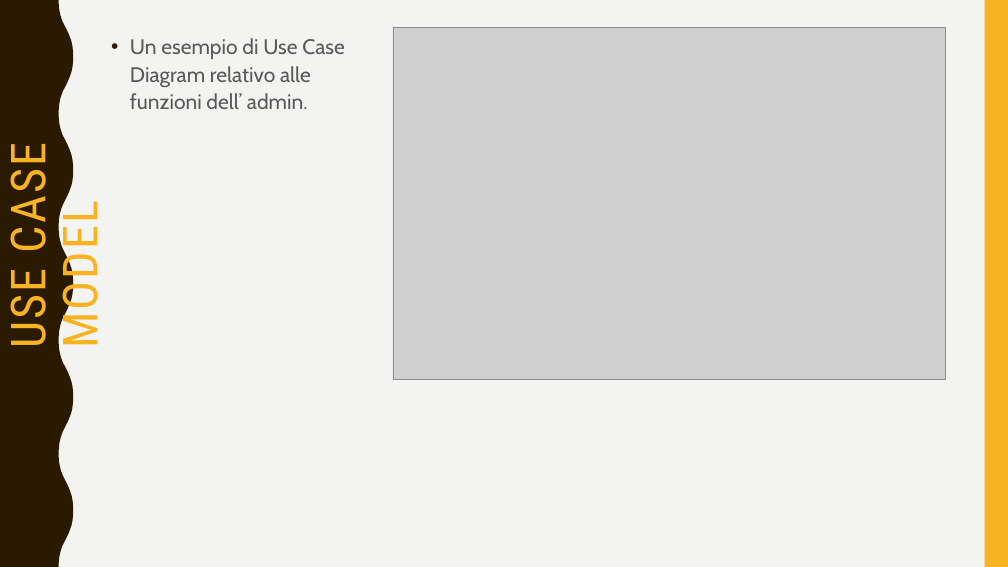
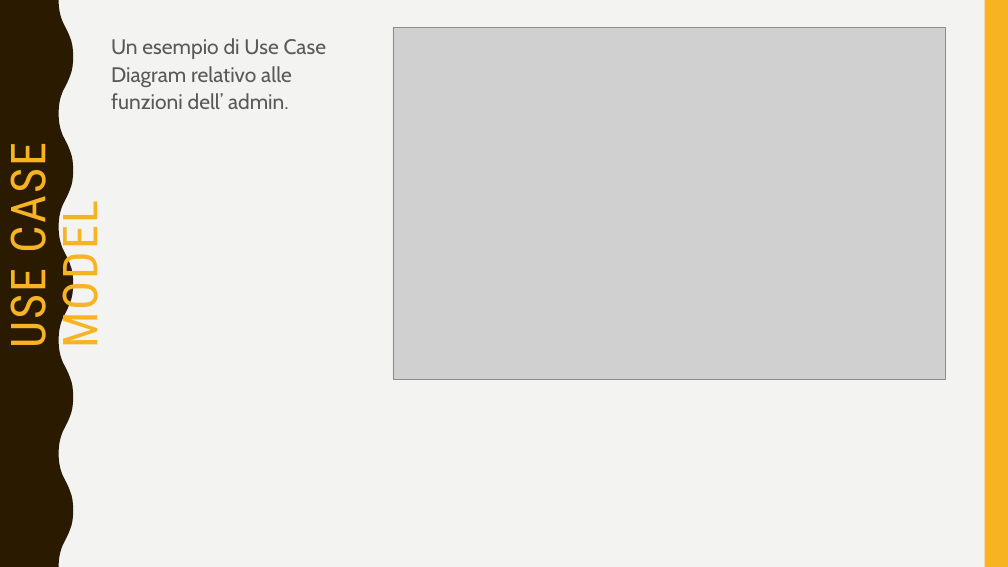
Before and after one commit to sfarina12/NC_05, a slide deck: slide 17 of Presentazione_Prima consegna/presentazione PrimaConsegna.pptx (slide 6 before the commit). Drawn at 1008x567 pixels with LibreOffice and Linux fonts; fonts in the diff are those of the drawing; grey boxes stand for pictures. Boxes give left, top, right and bottom in pixels: in the first picture for what was removed or moved away, otherwise in the second. Text is boxed around its words. In the diff, an @@ line names an element or a change of style, - is before the commit and + after.

```diff
--- a/Presentazione_Prima consegna/presentazione PrimaConsegna.pptx
+++ b/Presentazione_Prima consegna/presentazione PrimaConsegna.pptx
@@ text "Un esempio di Use Case ..." at (111, 38, 327, 109): bullet • to none @@
```
Also in this commit, not shown: 6 other slides changed, 1 slide added, 1 slide removed, 1 other file.
